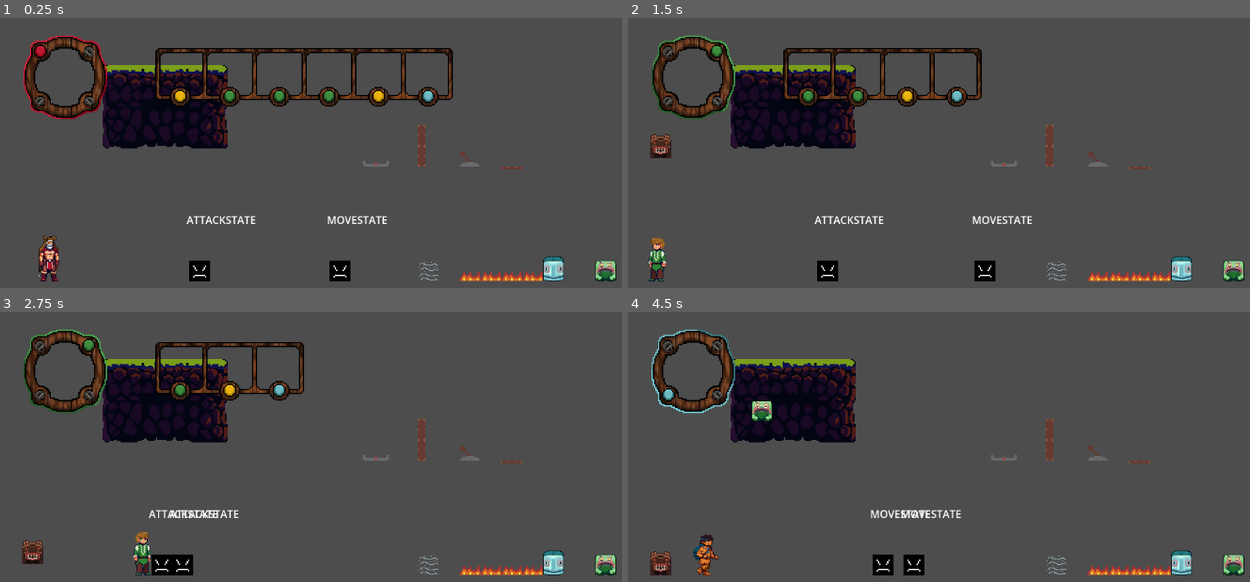
Above: before the commit, frames 1-4 (two rows, left to right).
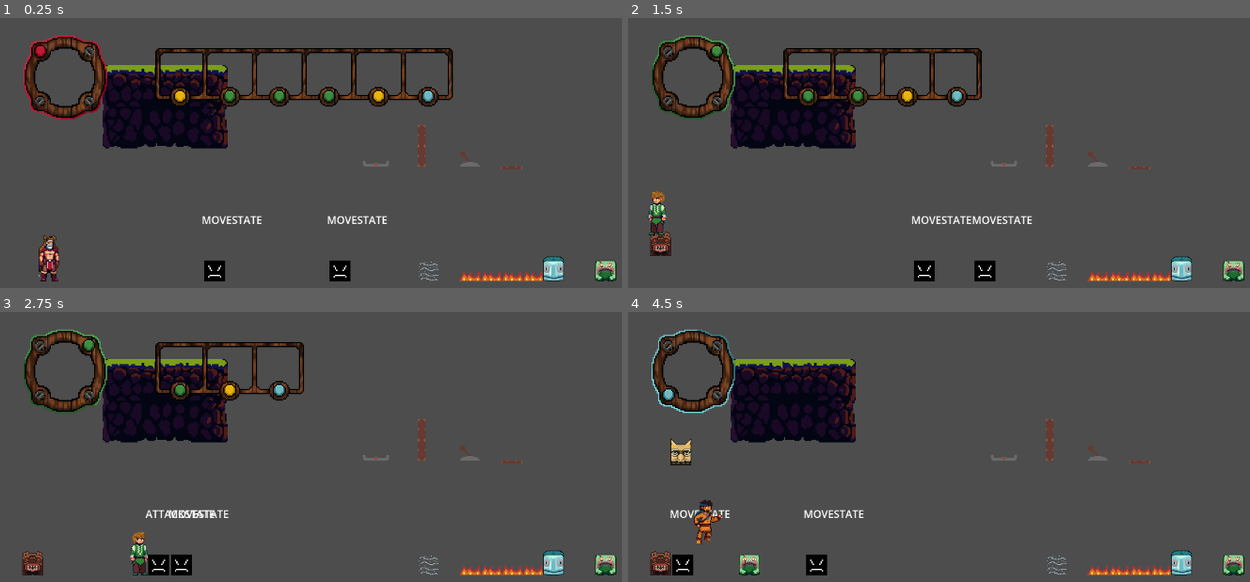
Above: after the commit, the same moments.

Repository: ButterM-40/BlitzWaveStudioGameJam70
Game: Godot game, scene res://Scenes/Tests/TestingCode.tscn
Two runs of this game, one before a commit and one after it. Both use one fixed random seed, a clock stepped at 60 frames per second and the inputs below. The engine's default icon, where the game draws it, is replaced by a stand-in: a white triangle on a blue panel in a dark square.
Inputs:
- Up to frame 1 (0.25 s): no input
- Up to frame 2 (1.5 s): hold A (Right) from 0.53 s (still down); tap Space (Switch) at 0.6, 1.35 s; tap W (Jump) at 0.77 s
- Up to frame 3 (2.75 s): tap W (Jump) at 1.52 s; release A (Right) at 2.03 s; hold D (Left) from 2.03 s (still down); tap Space (Switch) at 2.1 s
- Up to frame 4 (4.5 s): release D (Left) at 2.78 s; hold A (Right) 2.78-4.28 s; tap Space (Switch) at 2.85, 3.6, 4.35 s; tap W (Jump) at 3.02, 3.77 s; hold D (Left) from 4.28 s (still down)

The runs differ from the first frame. In frame 1, 0.6% of the frame differs, in the area x 29-43%, y 73-98%; in frame 2, 2.0%; in frame 3, 1.2%; in frame 4, 3.0%, in the area x 6-54%, y 33-98%.

Commit message:
Made it so that flames kill you

Diff:
--- a/Scripts/Components/hurt_box.gd
+++ b/Scripts/Components/hurt_box.gd
@@ -3,14 +3,6 @@
 
 @onready var collision_shape_2d: CollisionShape2D = $CollisionShape2D
 
-var is_active: bool = true:
-	set(value):
-		is_active = value
-		if collision_shape_2d:
-			collision_shape_2d.set_deferred("disabled", not is_active)
-
 func _on_body_entered(body: Node2D) -> void:
-	for child in body.get_children():
-		if child is Health:
-			child.take_damage()
-			break
+	if body is Player:
+		body.respawn()
--- a/Scripts/State Machine/States/AttackState/attack_state.tscn
+++ b/Scripts/State Machine/States/AttackState/attack_state.tscn
@@ -3,7 +3,7 @@
 [ext_resource type="Script" path="res://Scripts/State Machine/States/AttackState/attack_state.gd" id="1_20jum"]
 
 [sub_resource type="CircleShape2D" id="CircleShape2D_okfrj"]
-radius = 200.0
+radius = 32.249
 
 [node name="AttackState" type="Area2D"]
 script = ExtResource("1_20jum")
--- a/Scripts/State Machine/States/move_state.gd
+++ b/Scripts/State Machine/States/move_state.gd
@@ -4,7 +4,7 @@
 @export var body: PhysicsBody2D
 @export var speed: float
 
-const DIRECTION: Vector2 = Vector2.RIGHT
+var direction: Vector2 = Vector2.RIGHT
 
 func enter() -> void:
 	pass
@@ -13,6 +13,6 @@
 	pass
 
 func process(delta: float) -> void:
-	var kb: KinematicCollision2D = body.move_and_collide(DIRECTION * speed * delta)
+	var kb: KinematicCollision2D = body.move_and_collide(direction * speed * delta)
 	if kb:
-		speed = -speed
+		direction = -1 * direction
--- a/Scripts/Traps/flame_trap.gd
+++ b/Scripts/Traps/flame_trap.gd
@@ -10,7 +10,6 @@
 func extinguish() -> void:
 	is_extinguished = true
 	animated_sprite_2d.animation = "extinguished"
-	hurt_box.is_active = false
 	for flame_trap in adjacent_flame_trap:
 		if not flame_trap.is_extinguished:
 			flame_trap.extinguish()
--- a/Scripts/player.gd
+++ b/Scripts/player.gd
@@ -8,7 +8,7 @@
 var current_jump_velocity = JUMP_VELOCITY
 
 var state = PlayerState.IDLE
-enum PlayerState{
+enum PlayerState {
 	IDLE,
 	WALK,
 	JUMP
@@ -24,17 +24,17 @@
 	AHULI,
 	TATONGA
 }
-var bidziil_cursor = preload("res://Art/Cursors/cursorRedArrow.png")
-var bidziil_cursor_hand = preload("res://Art/Cursors/cursorRedHand.png")
+var bidziil_cursor = preload ("res://Art/Cursors/cursorRedArrow.png")
+var bidziil_cursor_hand = preload ("res://Art/Cursors/cursorRedHand.png")
 
-var gaagii_cursor = preload("res://Art/Cursors/cursorGreenArrow.png")
-var gaagii_cursor_hand = preload("res://Art/Cursors/cursorGreenHand.png")
+var gaagii_cursor = preload ("res://Art/Cursors/cursorGreenArrow.png")
+var gaagii_cursor_hand = preload ("res://Art/Cursors/cursorGreenHand.png")
 
-var ahuli_cursor = preload("res://Art/Cursors/cursorYellowArrow.png")
-var ahuli_cursor_hand = preload("res://Art/Cursors/cursorYellowHand.png")
+var ahuli_cursor = preload ("res://Art/Cursors/cursorYellowArrow.png")
+var ahuli_cursor_hand = preload ("res://Art/Cursors/cursorYellowHand.png")
 
-var tatonga_cursor = preload("res://Art/Cursors/cursorBlueArrow.png")
-var tatonga_cursor_hand = preload("res://Art/Cursors/cursorBlueHand.png")
+var tatonga_cursor = preload ("res://Art/Cursors/cursorBlueArrow.png")
+var tatonga_cursor_hand = preload ("res://Art/Cursors/cursorBlueHand.png")
 
 # Get the gravity from the project settings to be synced with RigidBody nodes.
 var gravity = ProjectSettings.get_setting("physics/2d/default_gravity")
@@ -88,15 +88,15 @@
 func face_movement_direction(horizontal_input):
 	if not is_zero_approx(horizontal_input):
 		if horizontal_input < 0:
-			player_sprite.scale = Vector2(-initial_sprite_scale.x, initial_sprite_scale.y)
+			player_sprite.scale = Vector2( - initial_sprite_scale.x, initial_sprite_scale.y)
 		else:
 			player_sprite.scale = initial_sprite_scale
 func handle_movement_state():
 
-	if is_zero_approx(velocity.x) && is_on_floor():
+	if is_zero_approx(velocity.x)&&is_on_floor():
 		state = PlayerState.IDLE
 
-	elif not is_zero_approx(velocity.x) && is_on_floor():
+	elif not is_zero_approx(velocity.x)&&is_on_floor():
 		state = PlayerState.WALK
 	else:
 		state = PlayerState.JUMP
@@ -108,10 +108,8 @@
 		PlayerState.JUMP:
 			player_sprite.play("jump")
 
-
 func respawn():
 	var ui_switch = get_node('../../UI Totem Switch')
-	print(ui_switch)
 
 	var totem
 	match character:
@@ -138,10 +136,8 @@
 			character = Character.TATONGA
 			player_sprite.sprite_frames = ui_switch.animation_array[3]
 
-	#Current Location
-	# var player_current_positon = player.position
-	# var player_spawn_point = player.respawn_point.position
-	# var player_scale = player.scale
+	ui_switch.removeCurrentTotem()
 
-	totem.position = position + Vector2(0, -200)
+	totem.position = position + Vector2(0, -50)
 	get_parent().add_child(totem)
+	position = respawn_point.position
--- a/UI/Totem/ui_totem_switch.gd
+++ b/UI/Totem/ui_totem_switch.gd
@@ -12,7 +12,9 @@
 		generate_sprites()
 
 func _process(_delta):
-	removeCurrentTotem()
+	var player = get_node('../---- Player ----/Player')
+	if Input.is_action_just_pressed("Switch") and scene_array.size() > 0:
+		player.respawn()
 	pass
 # Called every frame. 'delta' is the elapsed time since the previous frame.
 func returnCurrentTotem():
@@ -21,21 +23,18 @@
 #This Function removed the first current Totem, and replaces it with the next.
 #If empty Display Nothing
 func removeCurrentTotem():
-	if Input.is_action_just_pressed("Switch") and scene_array.size() > 0:
-		# respawn player
-		var player = get_node('../---- Player ----/Player')
-		player.respawn()
+	# respawn player
+	var player = get_node('../---- Player ----/Player')
 
-		var playerFrame = player.player_sprite.get_sprite_frames()
+	var playerFrame = player.player_sprite.get_sprite_frames()
 
-		delete_all_children()
-		scene_update(player, player.respawn_point.position, playerFrame)
+	delete_all_children()
+	scene_update(player, player.respawn_point.position, playerFrame)
 	pass
 
 func scene_update(player, new_position, new_animation: SpriteFrames):
 	if scene_array.size() > 0:
 			scene_array.remove_at(0)
-			player.position = new_position
 			player.player_sprite.set_sprite_frames(new_animation)
 			player.player_sprite.play("idle")
 			generate_sprites()
